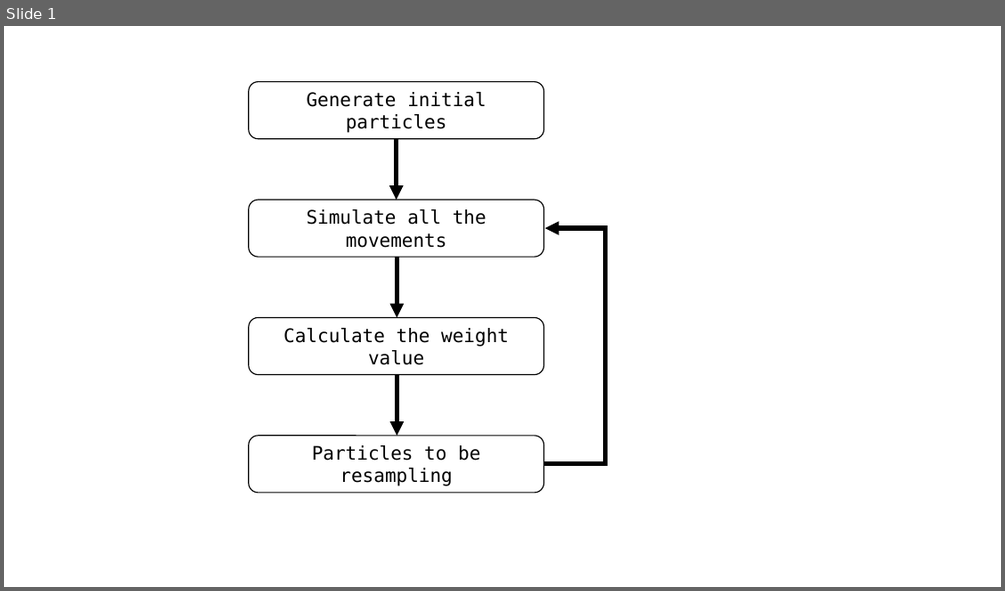
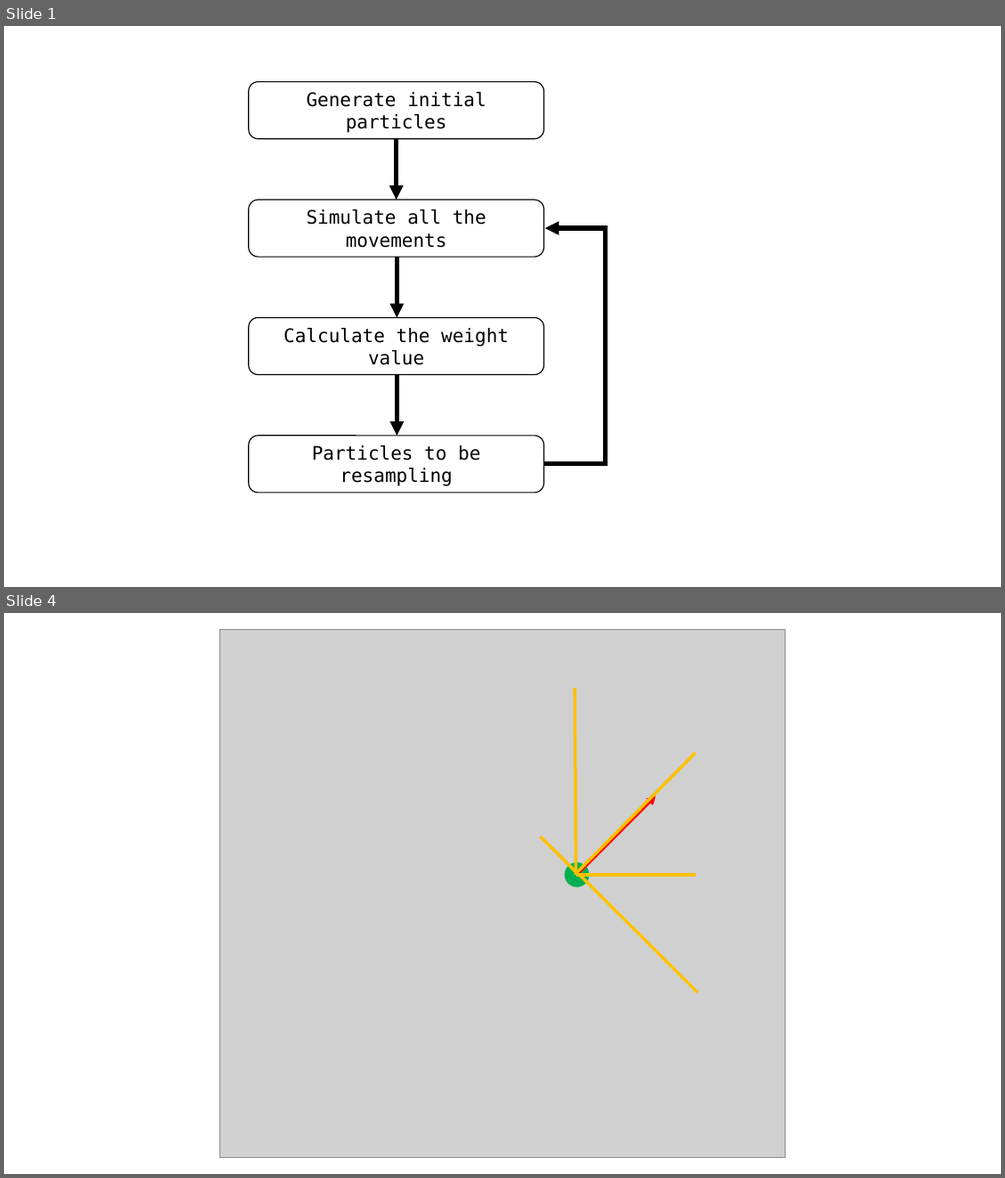
Before and after one commit to AnkorTn/AI3603_HW, a slide deck: HW3/structure.pptx. Shown one above the other, each under a label of ours: slide 1 before the commit, slides 1 and 4 after it; the slides between them are not shown. The pictures are 1005x591 and 1005x1178 pixels, drawn with LibreOffice and Linux fonts; fonts in the diff are those of the drawing; grey boxes stand for pictures. Boxes give left, top, right and bottom in pixels: in the first picture for what was removed or moved away, otherwise in the second. Text is boxed around its words. In the diff, an @@ line names an element or a change of style, - is before the commit and + after.

```diff
--- a/HW3/structure.pptx
+++ b/HW3/structure.pptx
@@ slide 4 added at box(4, 613, 1001, 1174), background #FFFFFF @@
@@ picture added at box(220, 629, 785, 1158) @@
@@ line added from (574, 688) to (576, 875), #FFC000 3 pt @@
@@ line added from (696, 753) to (575, 874), #FFC000 3 pt @@
@@ arrow added from (577, 875) to (656, 795), #FF0000 3 pt @@
@@ picture added at box(655, 778, 681, 812) @@
@@ line added from (540, 836) to (579, 875), #FFC000 3 pt @@
@@ ellipse added at box(565, 862, 590, 887), fill #00B050 @@
@@ line added from (577, 875) to (696, 875), #FFC000 3 pt @@
@@ line added from (579, 874) to (697, 992), #FFC000 3 pt @@
```
Also in this commit, not shown: 2 other slides added, 4 other files.
